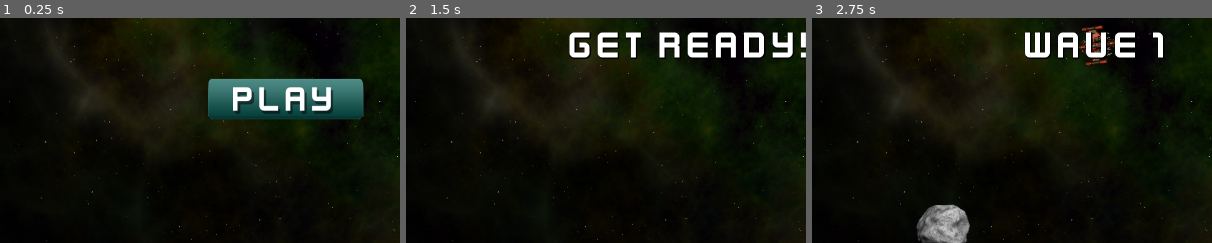
Above: before the commit, frames 1-3 (left to right).
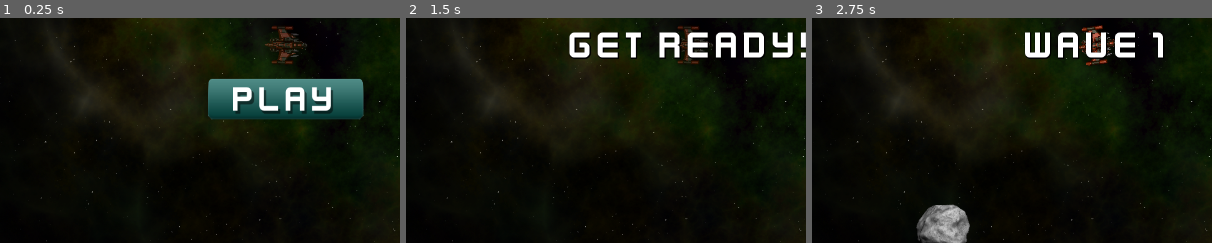
Above: after the commit, the same moments.

Repository: ulfben/space-rocks
Game: Godot game, scene res://main.tscn
The game is run twice, just before and just after one commit, with the same random seed, the same clock (stepped at 60 frames per second) and the same inputs.
Inputs (mouse positions are % of the whole screen's width and height, from its top left):
- Up to frame 1 (0.25 s): no input
- Up to frame 2 (1.5 s): click (50, 62) at 0.5 s; tap Enter at 1.25 s; hold D (rotate_right) from 1.28 s (still down); hold Space (shoot) from 1.28 s (still down)
- Up to frame 3 (2.75 s): release D (rotate_right) at 2.03 s; release Space (shoot) at 2.03 s; hold A (rotate_left) from 2.03 s (still down); tap Space (shoot) at 2.1 s
The pictures show only the part of the screen within x 14-64%, y 44-94%; the shares and areas given below are measured in that part.

The runs differ from the first frame. In frame 1, 0.6% of the frame differs, in the area x 66-77%, y 3-21%; in frame 2, 0.3%; in frame 3, nothing differs.

Commit message:
Fix bug with player rotation being disabled in the INVULNERABLE state
Disabling the collision shape in Player somehow disables rotation in _physics_process, but not thrust!

Diff:
--- a/hud.gd
+++ b/hud.gd
@@ -20,11 +20,13 @@
 func game_over():
 	show_message("Game Over")
 	await $Timer.timeout
+	message.text = "Space Rocks!"
+	message.show()
 	start_button.show()
 
 func _on_timer_timeout() -> void:
-		message.hide()
-		message.text = ""
+	message.hide()
+	message.text = ""
 
 func _on_start_button_pressed() -> void:
 	start_button.hide()
--- a/main.gd
+++ b/main.gd
@@ -27,6 +27,7 @@
 
 func game_over():
 	playing = false
+	get_tree().call_group("rocks", "queue_free")
 	$HUD.game_over()
 
 func next_level():
--- a/main.tscn
+++ b/main.tscn
@@ -33,5 +33,6 @@
 
 [node name="HUD" parent="." instance=ExtResource("5_noiia")]
 
+[connection signal="dead" from="Player" to="." method="game_over"]
 [connection signal="lives_changed" from="Player" to="HUD" method="update_lives"]
 [connection signal="start_game" from="HUD" to="." method="new_game"]
--- a/player.gd
+++ b/player.gd
@@ -16,6 +16,18 @@
 var state := INIT
 var size := Vector2.ZERO
 var radius := 0.0
+
+func _ready() -> void:
+	change_state(INIT)
+	screensize = get_viewport_rect().size
+	size = Vector2(
+		$Sprite2D.texture.get_width(),
+		$Sprite2D.texture.get_height()
+	) * $Sprite2D.scale
+	radius = size.x / 2.0
+	transform.origin = screensize / 2
+	$GunCooldown.wait_time = fire_rate
+
 
 func set_lives(value):
 	lives = value
@@ -39,27 +51,19 @@
 		ALIVE:
 			$CollisionShape2D.set_deferred("disabled", false)
 			$Sprite2D.modulate.a = 1.0
+		INVULNERABLE:
+			#disabling the collision shape prevents player rotation!
+			#$CollisionShape2D.set_deferred("disabled", true)
+			$Sprite2D.modulate.a = 0.5
 			$InvulnerabilityTimer.start()
-		INVULNERABLE:
-			$CollisionShape2D.set_deferred("disabled", true)
-			$Sprite2D.modulate.a = 0.5
 		DEAD:
 			$CollisionShape2D.set_deferred("disabled", true)
-			$Sprite2d.hide()
+			$Sprite2D.hide()
 			linear_velocity = Vector2.ZERO
+			explode()
 			dead.emit()
+	#print_debug("Changing state to %s" % str(new_state))
 	state = new_state
-
-func _ready() -> void:
-	$Sprite2D.hide()
-	screensize = get_viewport_rect().size
-	size = Vector2(
-		$Sprite2D.texture.get_width(),
-		$Sprite2D.texture.get_height()
-	) * $Sprite2D.scale
-	radius = size.x / 2.0
-	transform.origin = screensize / 2
-	$GunCooldown.wait_time = fire_rate
 
 func _process(delta: float) -> void:
 	get_input()
@@ -98,10 +102,21 @@
 	xform.origin.y = wrapf(xform.origin.y, -radius, screensize.y+radius)
 	physics_state.transform = xform
 
-
 func _on_gun_cooldown_timeout() -> void:
 	can_shoot = true
 
-
 func _on_invulnerability_timer_timeout() -> void:
 	change_state(ALIVE)
+
+func _on_body_entered(body: Node) -> void:
+	if state == INVULNERABLE:
+		return
+	if(body.is_in_group("rocks")):
+		body.explode()
+		lives -= 1
+
+func explode():
+	$Explosion.show()
+	$Explosion/AnimationPlayer.play("explosion")
+	await $Explosion/AnimationPlayer.animation_finished
+	$Explosion.hide()
--- a/player.tscn
+++ b/player.tscn
@@ -9,6 +9,8 @@
 radius = 31.0161
 
 [node name="Player" type="RigidBody2D"]
+contact_monitor = true
+max_contacts_reported = 1
 linear_damp = 1.0
 angular_damp = 5.0
 script = ExtResource("1_epcyq")
@@ -26,9 +28,8 @@
 position = Vector2(36, 0)
 
 [node name="GunCooldown" type="Timer" parent="."]
-wait_time = 0.337
+wait_time = 0.25
 one_shot = true
-autostart = true
 
 [node name="Explosion" parent="." instance=ExtResource("4_pin5i")]
 visible = false
@@ -37,5 +38,6 @@
 wait_time = 2.0
 one_shot = true
 
+[connection signal="body_entered" from="." to="." method="_on_body_entered"]
 [connection signal="timeout" from="GunCooldown" to="." method="_on_gun_cooldown_timeout"]
 [connection signal="timeout" from="InvulnerabilityTimer" to="." method="_on_invulnerability_timer_timeout"]
--- a/rock.gd
+++ b/rock.gd
@@ -4,10 +4,6 @@
 var size = 0
 var radius = 0
 var scale_factor = 0.2
-
-# Called when the node enters the scene tree for the first time.
-func _ready() -> void:
-	pass # Replace with function body.
 
 func start(_position, _velocity, _size):
 	position = _position
@@ -21,10 +17,6 @@
 	$CollisionShape2D.shape = shape
 	linear_velocity = _velocity
 	angular_velocity = randf_range(-PI, PI)
-
-# Called every frame. 'delta' is the elapsed time since the previous frame.
-func _process(delta: float) -> void:
-	pass
 
 func _integrate_forces(physics_state):
 	var xform = physics_state.transform
